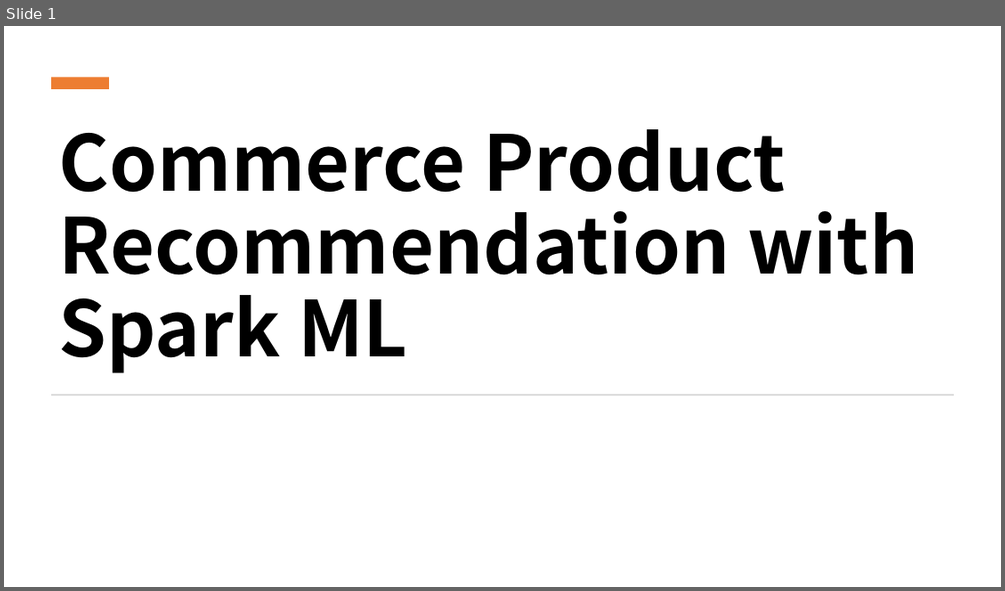
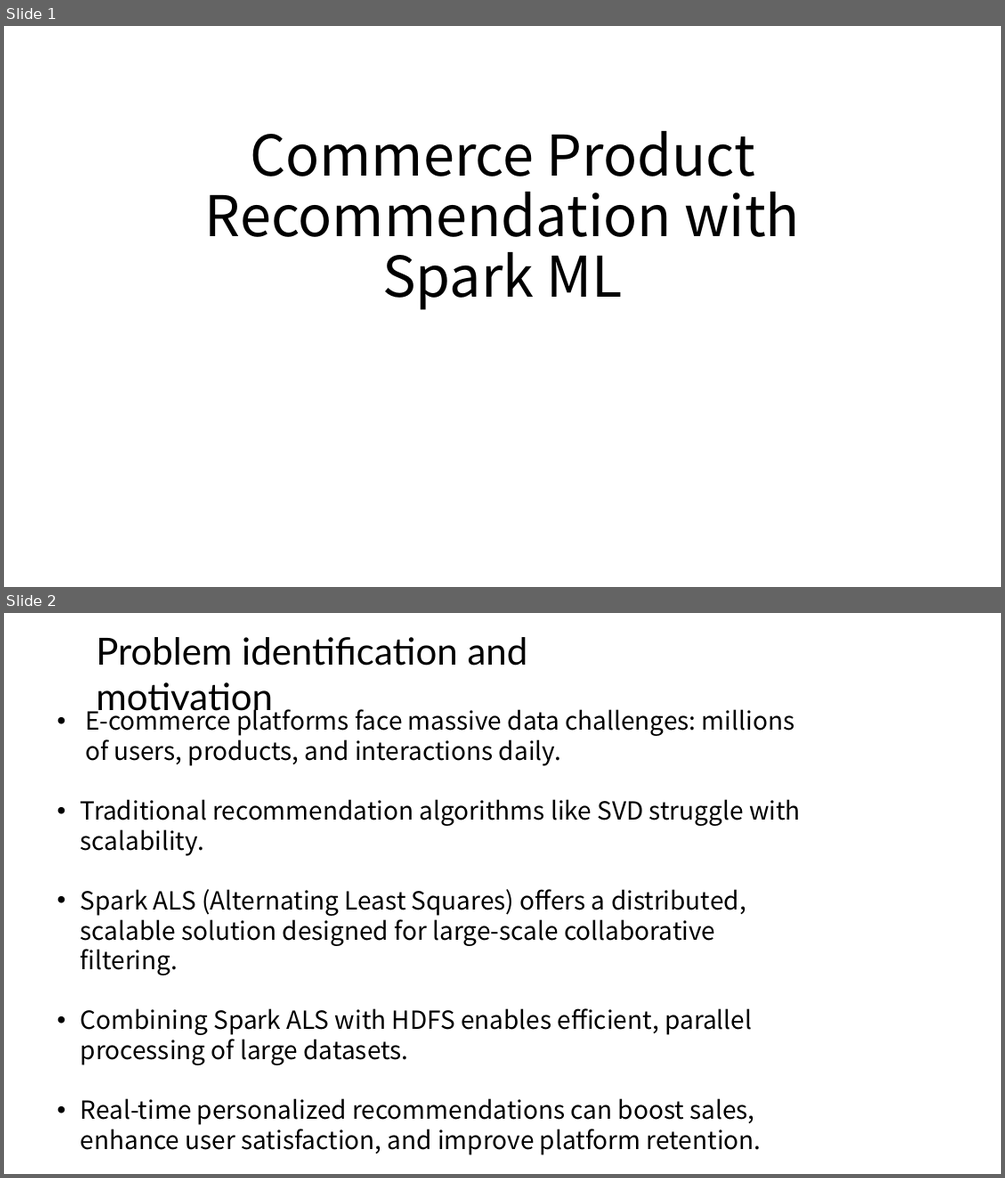
Before and after one commit to susie682/752-project, a slide deck: Commerce Product Recommendation with Spark ML-PPT.pptx. Shown one above the other, each under a label of ours: slide 1 before the commit, slides 1 and 2 after it. The pictures are 1005x591 and 1005x1178 pixels, drawn with LibreOffice and Linux fonts; fonts in the diff are those of the drawing. Boxes give left, top, right and bottom in pixels: in the first picture for what was removed or moved away, otherwise in the second. Text is boxed around its words. In the diff, an @@ line names an element or a change of style, - is before the commit and + after.

```diff
--- a/Commerce Product Recommendation with Spark ML-PPT.pptx
+++ b/Commerce Product Recommendation with Spark ML-PPT.pptx
@@ slide 2 added at <box>4,613,1001,1174</box>, background #FFFFFF @@
@@ text added at <box>96,637,528,717</box>, 36 pt, text #000000 @@
+Problem identification and motivation
@@ text added at <box>81,705,801,1155</box>, 24 pt, text #000000 @@
+• E-commerce platforms face massive data challenges: millions of users, products, and interactions daily.
+• Traditional recommendation algorithms like SVD struggle with scalability.
+• Spark ALS (Alternating Least Squares) offers a distributed, scalable solution designed for large-scale collaborative filtering.
+• Combining Spark ALS with HDFS enables efficient, parallel processing of large datasets.
+• Real-time personalized recommendations can boost sales, enhance user satisfaction, and improve platform retention.
@@ slide 1 changed as well @@
@@ rectangle removed at <box>51,78,109,89</box> @@
@@ title "Commerce Product Recommendation with Spark ...": place and size @@
-title "Commerce Product Recommendation with Spark ..." at <box>59,129,918,373</box>
+title "Commerce Product Recommendation with Spark ..." at <box>205,131,800,310</box>
@@ title "Commerce Product Recommendation with Spark ..." at <box>205,131,800,310</box>: size 74 to 54 pt, bold off; alignment left to centre @@
@@ rectangle removed at <box>51,394,954,395</box> @@
```
Also in this commit, not shown: 10 other slides changed, 5 other slides added, 4 slides removed, 1 other file.
